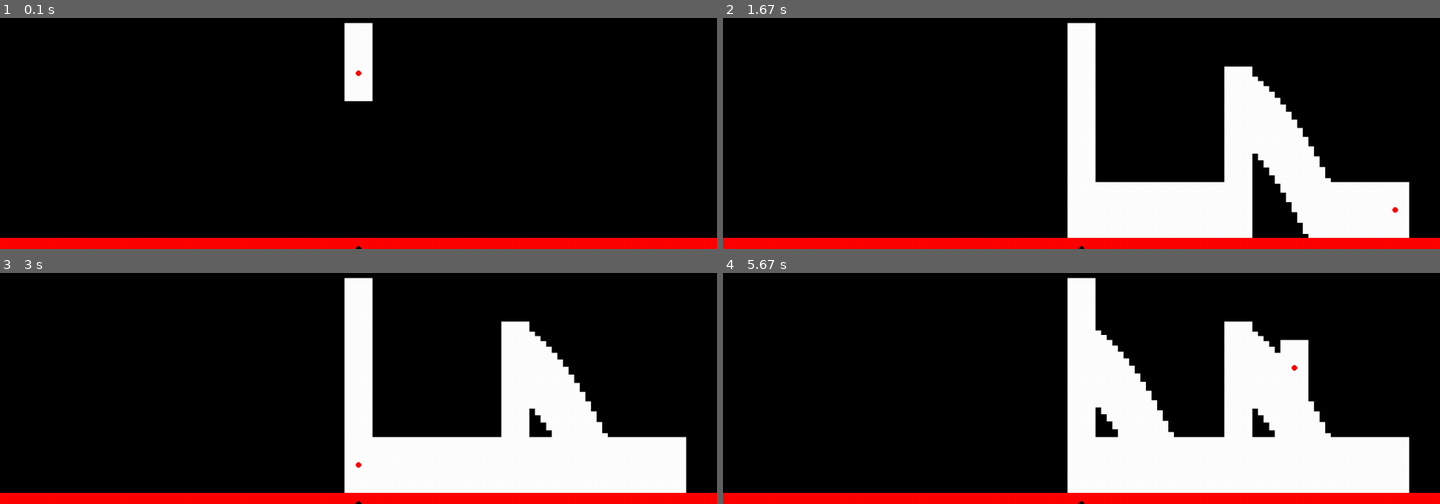
Above: before the commit, frames 1-4 (two rows, left to right).
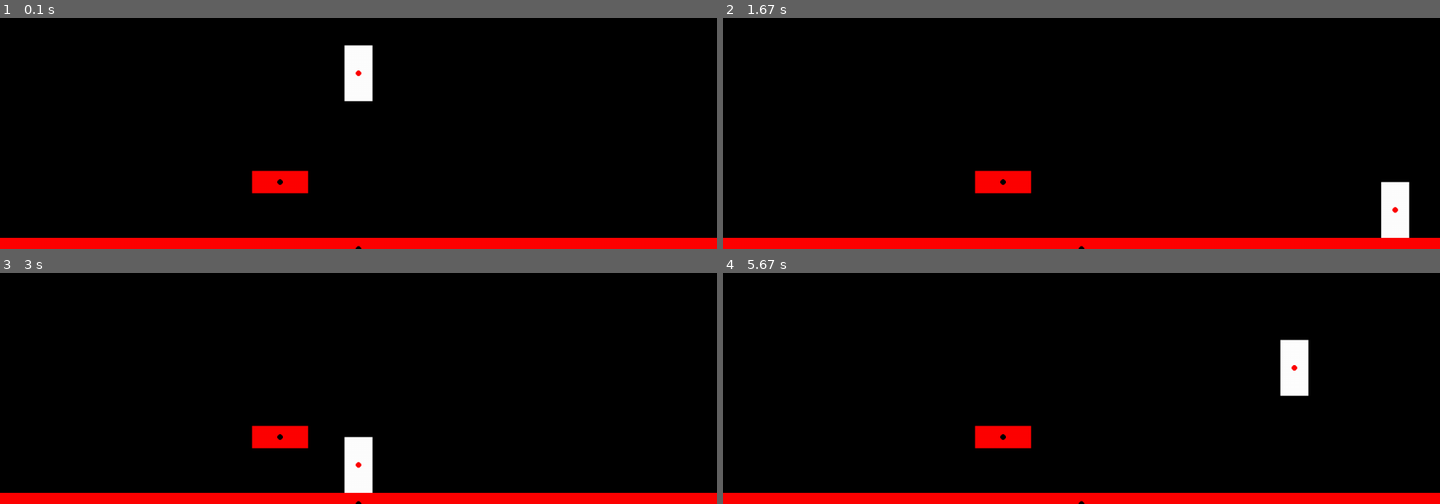
Above: after the commit, the same moments.

Repository: PyroRay/Python-Pygame-Stuff
Game: pygame game, started from FinalProjectPlatformer/Platformer.py
The game is run twice, just before and just after one commit, with the same random seed, the same clock (stepped at 60 frames per second) and the same inputs.
Inputs:
- Up to frame 1 (0.1 s): no input
- Up to frame 2 (1.67 s): hold D 0.33-0.8 s; hold W 0.83-1.13 s; hold D 1.17-1.63 s
- Up to frame 3 (3 s): hold A 1.67-2.2 s; hold A 2.57-2.97 s
- Up to frame 4 (5.67 s): hold W 3-3.37 s; hold D 3.4-4.03 s; hold A 4.47-4.93 s; hold D 4.97-5.43 s; hold W from 5.47 s (still down)

The runs differ from the first frame. In frame 1, 1.2% of the frame differs, in the area x 35-52%, y 2-76%; in frame 2, 18%; in frame 3, 19%; in frame 4, 22%, in the area x 35-96%, y 2-96%.

Commit message:
Update Platformer.py
Changed platform variables into an array

Diff:
--- a/FinalProjectPlatformer/Platformer.py
+++ b/FinalProjectPlatformer/Platformer.py
@@ -1,8 +1,10 @@
-#Ray Peng
-#Platforming game
-#Mr Blake
+# Ray Peng
+# Platforming game
+# Mr Blake
 
-#possible sprites: opengameart.org
+# possible sprites: opengameart.org
+
+# 'W' to jump, 'A' to move left, 'D' to move right
 
 import pygame, sys, random, math
 from pygame.locals import *
@@ -26,7 +28,7 @@
 class player:
     def __init__(self, speed, color, height, width, xset, yset, falling = False):
         # self.image = pygame.image.load('squirrel.png')
-        self.radius = 15 #basically the size
+        self.radius = 15 # possibly will be the size of the final character
         self.direction = ""
         self.speed = speed
         self.color = color
@@ -55,8 +57,6 @@
         pygame.draw.rect(windowSurfaceObj, (self.color), (self.x - self.size[0]//2, self.y - self.size[1]//2, self.size[0], self.size[1]))
         pygame.draw.circle(windowSurfaceObj, clrBlack, (self.x, self.y), 5)
 
-
-
 def onGround(plr):
     # print(plr.y)
     if plr.y + plr.size[1]/2 >= screendim[1]-20:
@@ -68,10 +68,10 @@
     plr.move(0, -jumptime)
 
 player1 = player(10, clrWhite, 100, 50, screendim[0]//2, screendim[1]//2)
-platform1 = platform(clrRed, 40, screendim[0], screendim[0]//2, screendim[1])
+platforms = [platform(clrRed, 40, screendim[0], screendim[0]//2, screendim[1]), platform(clrRed, 40, 100, 500, 600)] # creates array of platforms
 
 while runGame:
-    # windowSurfaceObj.fill(clrBlack)
+    windowSurfaceObj.fill(clrBlack)
 
     #region Events
     for event in pygame.event.get():
@@ -135,7 +135,8 @@
         player1.move(0, fallspeed)
         fallspeed += 1
 
-    platform1.draw()
+    platforms[0].draw()
+    platforms[1].draw()
 
     player1.move()
     player1.draw()
